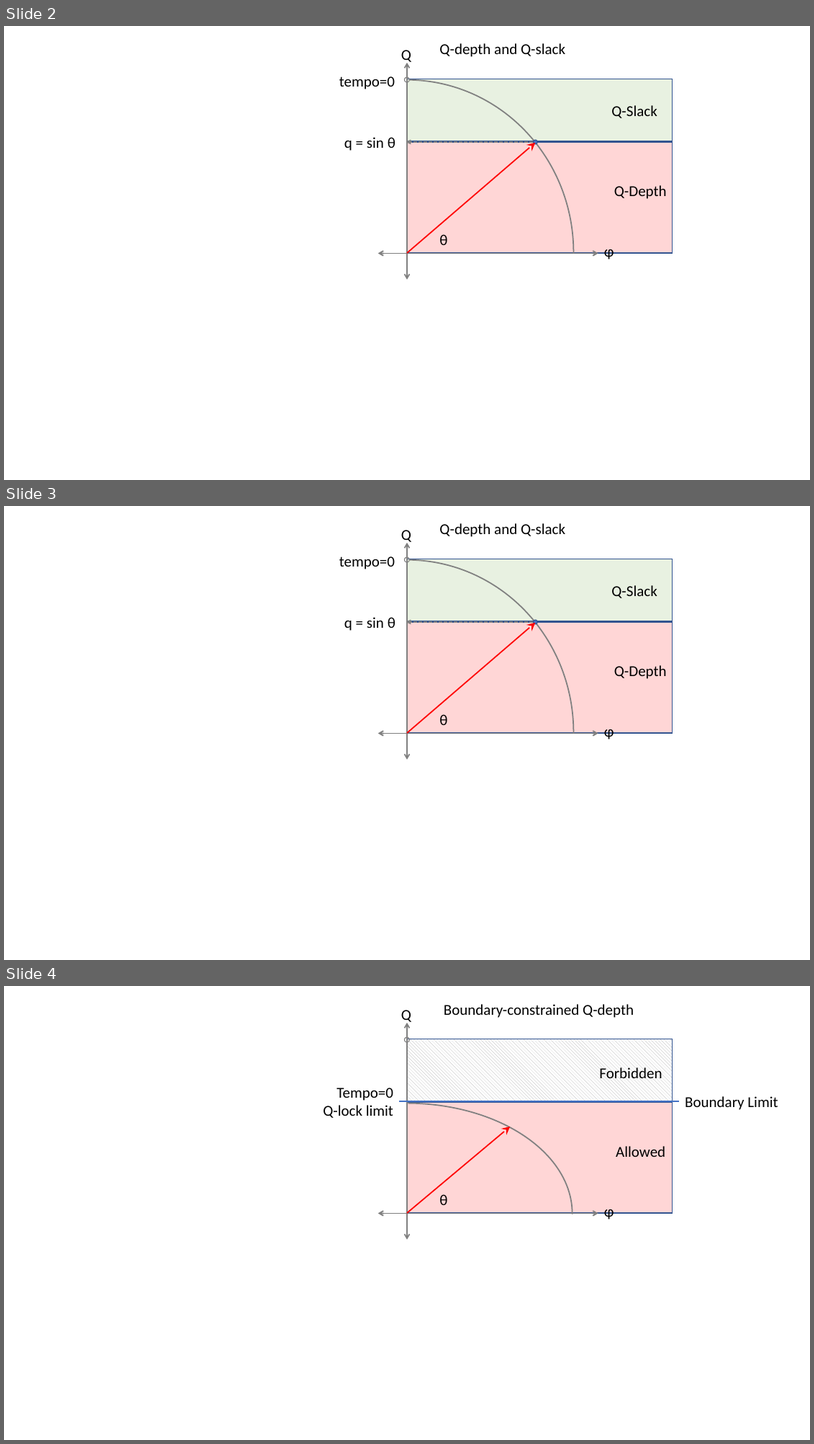
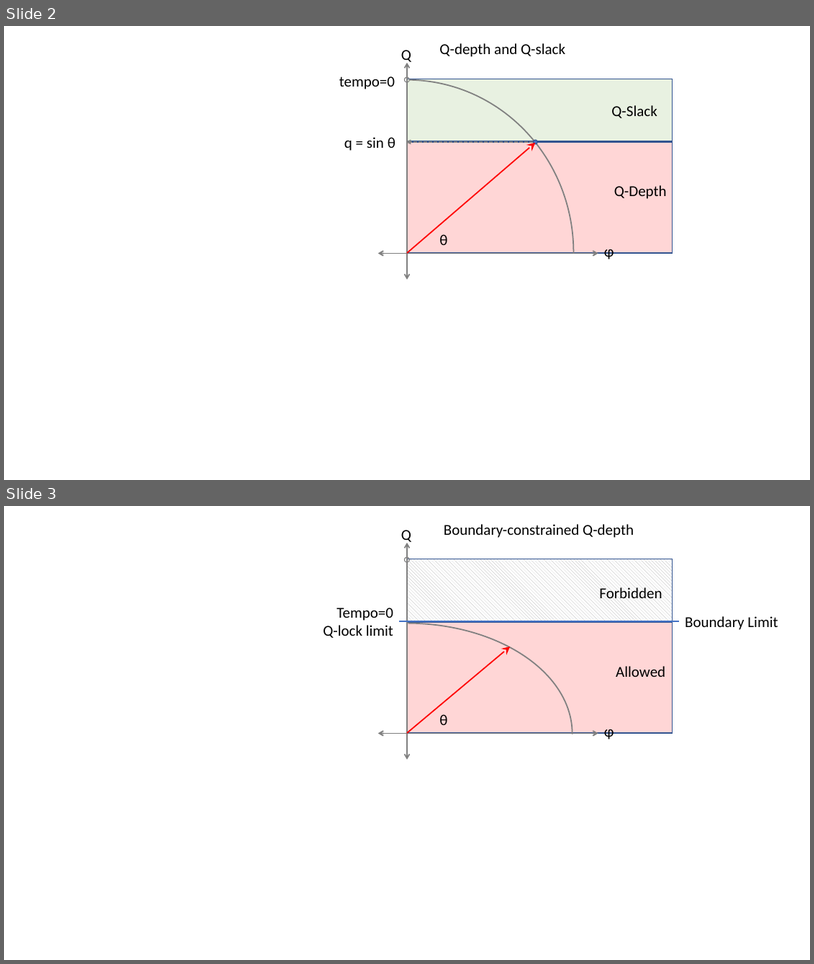
Before and after one commit to Don-Lawn/The-Causal-Domain, a slide deck: docs/figures/new diagrams 3.pptx. Shown one above the other, each under a label of ours: slides 2, 3 and 4 before the commit, slides 2 and 3 after it. The pictures are 814x1444 and 814x964 pixels, drawn with LibreOffice and Linux fonts; fonts in the diff are those of the drawing. Boxes give left, top, right and bottom in pixels: in the first picture for what was removed or moved away, otherwise in the second. Text is boxed around its words. In the diff, an @@ line names an element or a change of style, - is before the commit and + after.

```diff
--- a/docs/figures/new diagrams 3.pptx
+++ b/docs/figures/new diagrams 3.pptx
@@ slide 3 removed at (4,506,810,960), background #FFFFFF @@
@@ group removed at (241,523,673,905): 8 texts, 2 rectangles, 2 double arrows, 2 ellipses, 2 arrows, 1 arc (boxed as its full ellipse) @@
-θ
-q = sin θ
-φ
-Q
-tempo=0
-Q-depth and Q-slack
-Q-Slack
-Q-Depth
@@ what was slide 4 is now slide 3 @@
```
Also in this commit, not shown: 2 slides changed, 5 slides added, 4 other slides removed, 8 other files.
